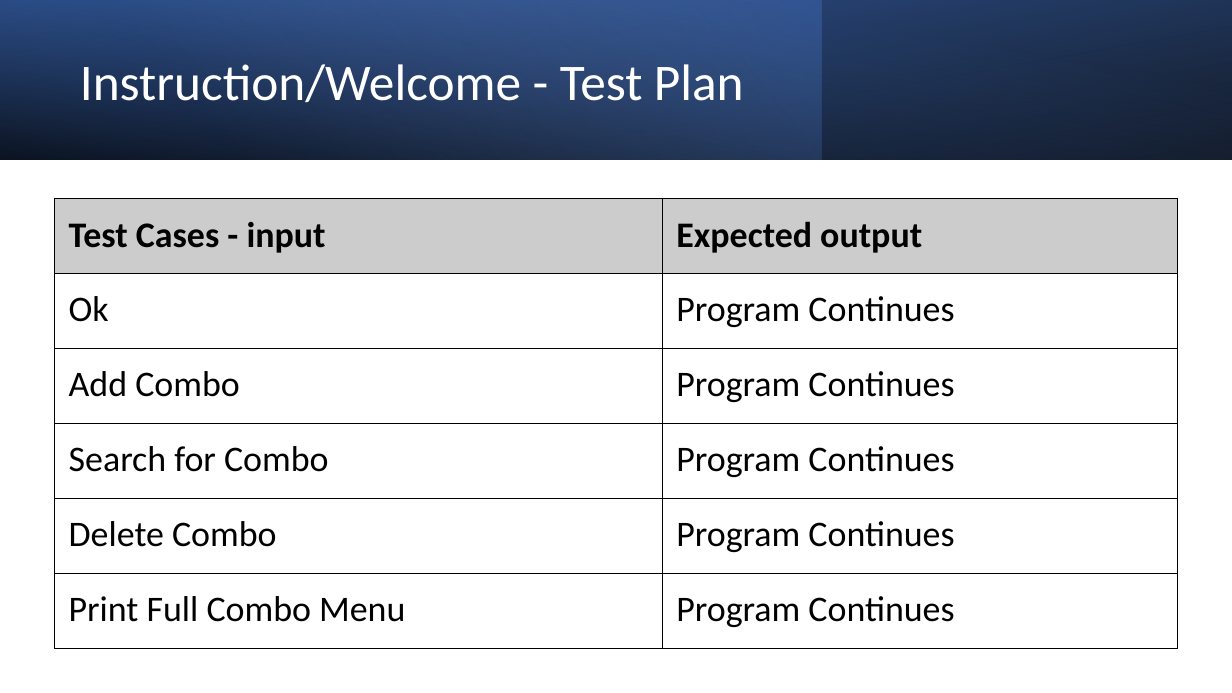
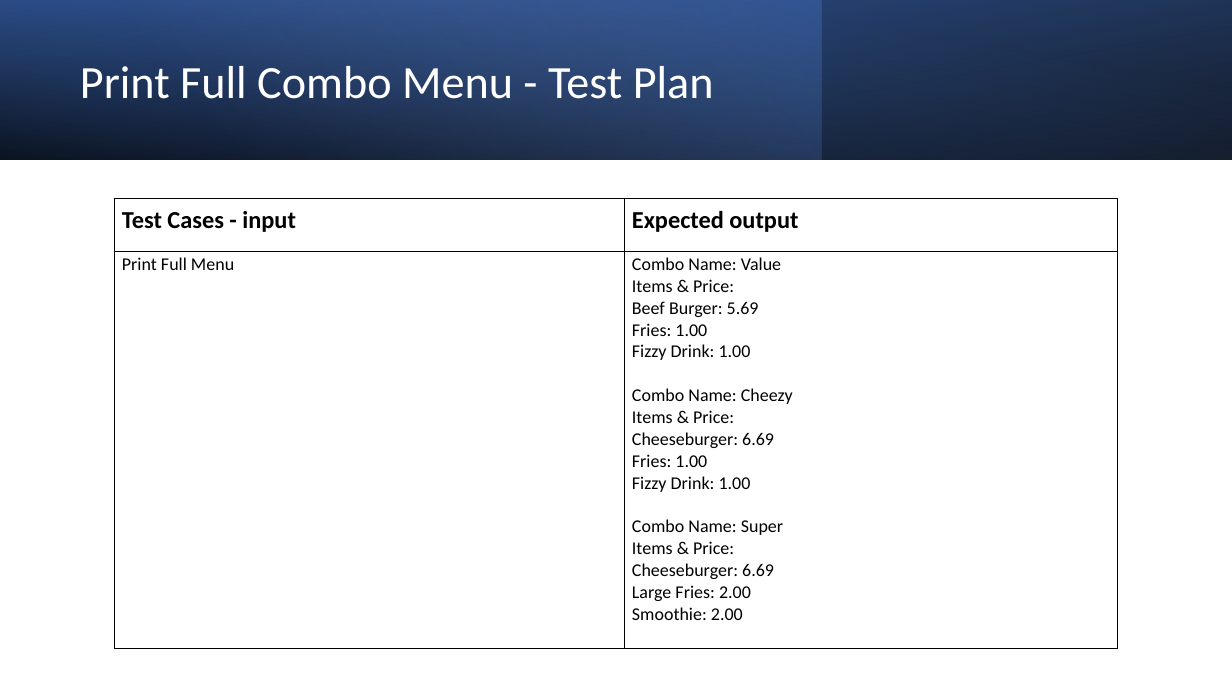
Before and after one commit to PIETERSEelmeEP/Assessment, a slide deck: slide 23 of 2.7 and 2.8 Documentation Template 1.pptx. Drawn at 1232x693 pixels with LibreOffice and Linux fonts; fonts in the diff are those of the drawing. Boxes give left, top, right and bottom in pixels: in the first picture for what was removed or moved away, otherwise in the second. Text is boxed around its words. In the diff, an @@ line names an element or a change of style, - is before the commit and + after.

```diff
--- a/2.7 and 2.8 Documentation Template 1.pptx
+++ b/2.7 and 2.8 Documentation Template 1.pptx
@@ title at box(80, 66, 714, 99): text changed; size 40 to 36 pt @@
-Instruction/Welcome - Test Plan
+Print Full Combo Menu - Test Plan
@@ table removed at box(55, 199, 1177, 649), 6 rows, 2 columns @@
-Test Cases - input | Expected output
-Ok | Program Continues
-Add Combo | Program Continues
-Search for Combo | Program Continues
-Delete Combo | Program Continues
-Print Full Combo Menu | Program Continues
@@ table added at box(115, 199, 1118, 649), 2 rows, 2 columns @@
+Test Cases - input | Expected output
+Print Full Menu | Combo Name: Value / Items & Price: / Beef Burger: 5.69 / Fries: 1.00 / Fizzy Drink: 1.00 / Combo Name: Cheezy / Items & Price: / Cheeseburger: 6.69 / Fries: 1.00 / Fizzy Drink: 1.00 / Combo Name: Super / Items & Price: / Cheeseburger: 6.69 / Large Fries: 2.00 / Smoothie: 2.00
```
Also in this commit, not shown: 7 other slides changed, 3 slides added, 7 slides removed.
